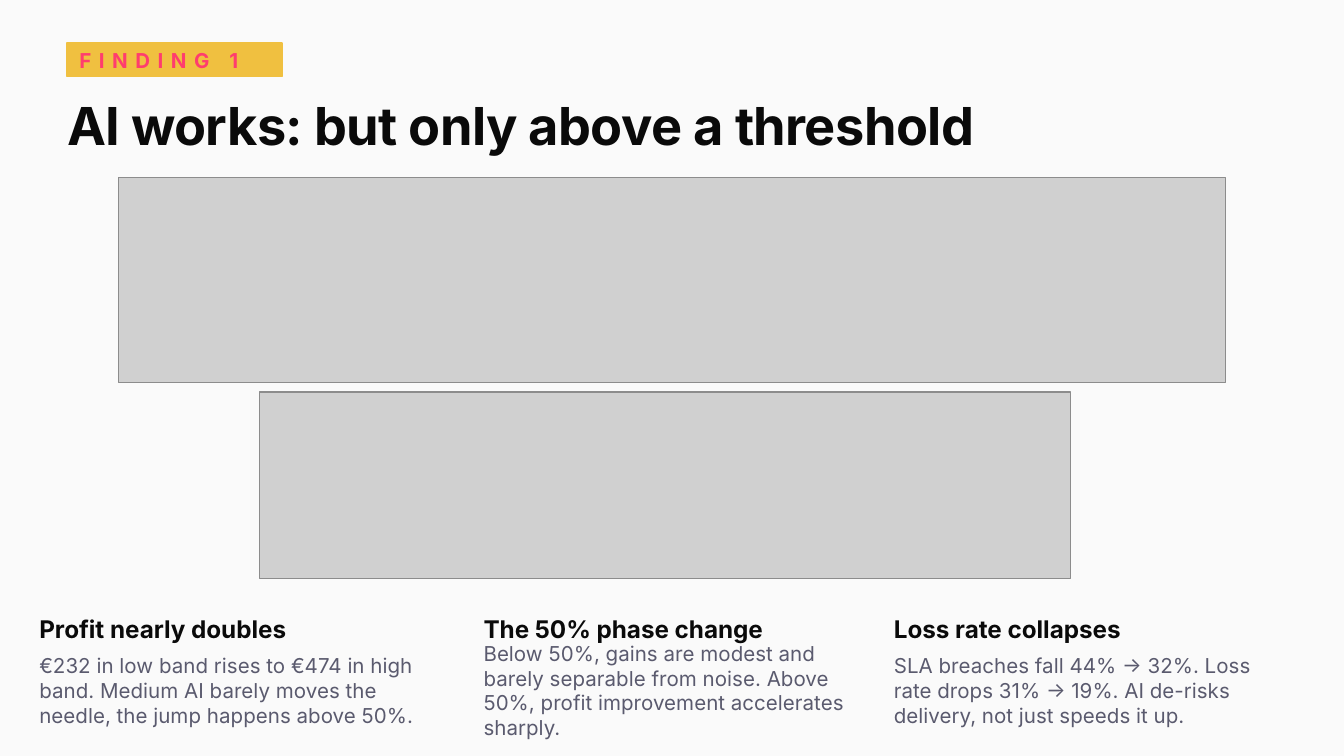
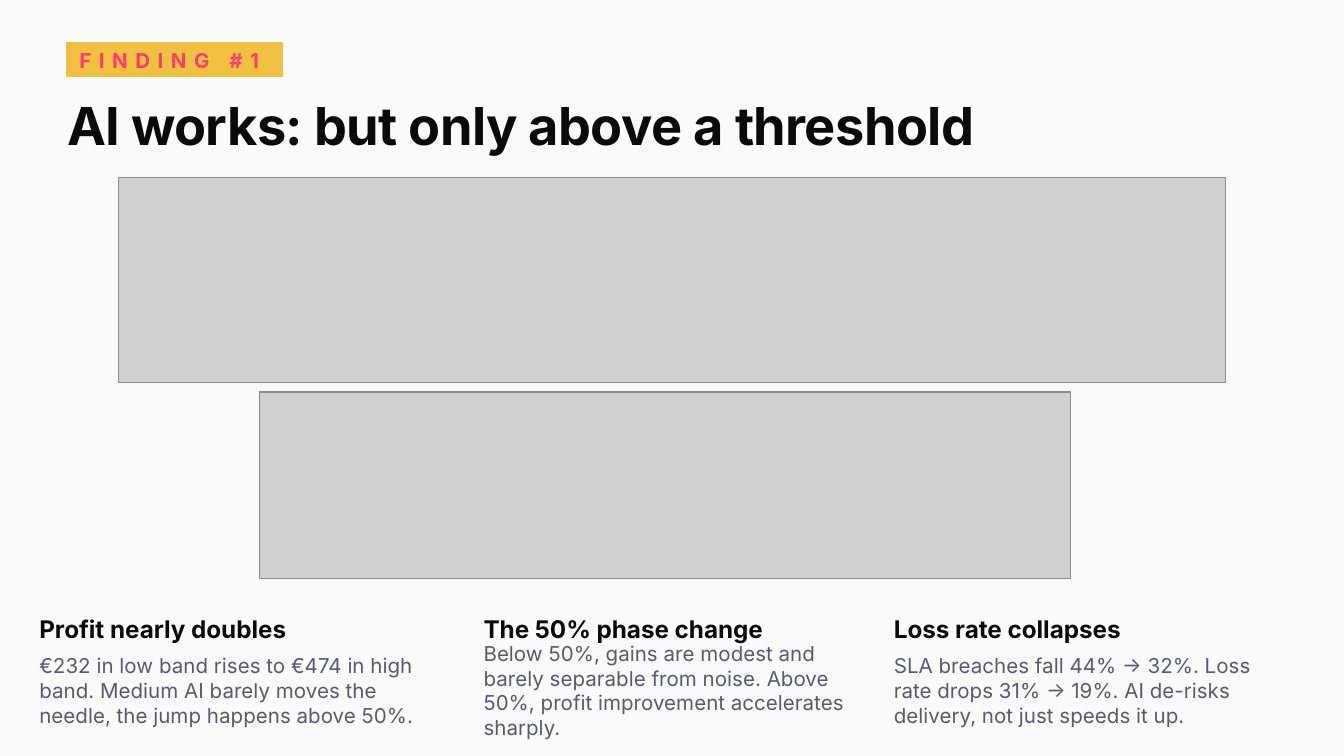
Before and after one commit to tabbba/Machine-Learning-810161, a slide deck: slide 4 of ai_productivity_alkemy_final.pptx. Drawn at 1344x756 pixels with LibreOffice and Linux fonts; fonts in the diff are those of the drawing; grey boxes stand for pictures. Boxes give left, top, right and bottom in pixels: in the first picture for what was removed or moved away, otherwise in the second. Text is boxed around its words. In the diff, an @@ line names an element or a change of style, - is before the commit and + after.

```diff
--- a/ai_productivity_alkemy_final.pptx
+++ b/ai_productivity_alkemy_final.pptx
@@ text at (x1=79, y1=53, x2=259, y2=68): text changed @@
-FINDING 1
+FINDING #1
```
Also in this commit, not shown: 4 other slides changed.
